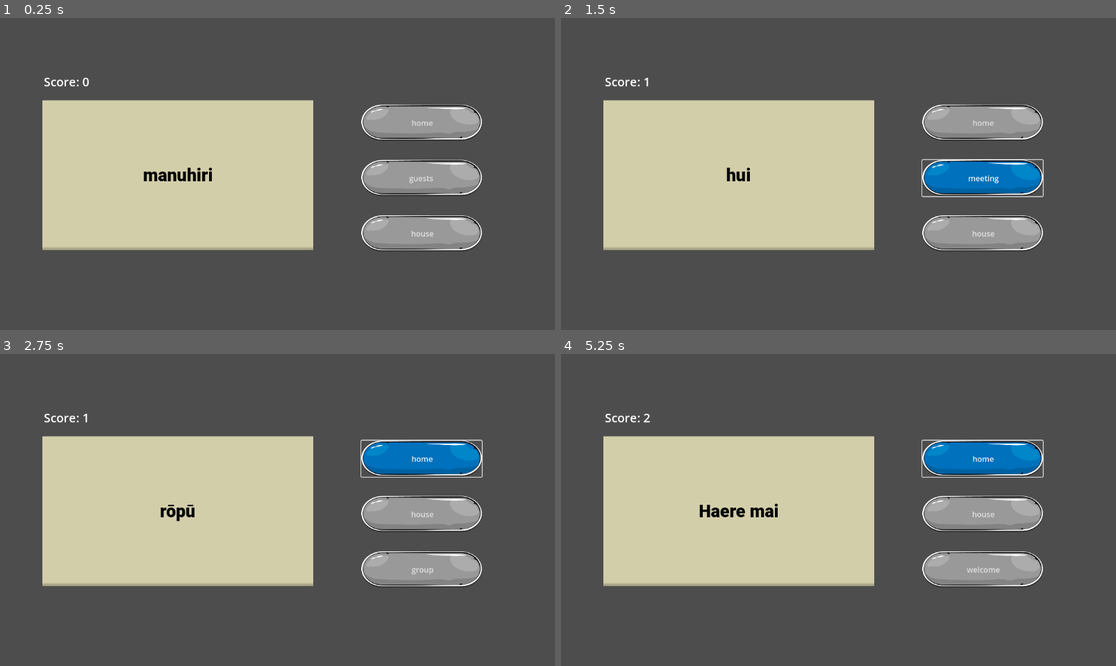
Above: before the commit, frames 1-4 (two rows, left to right).
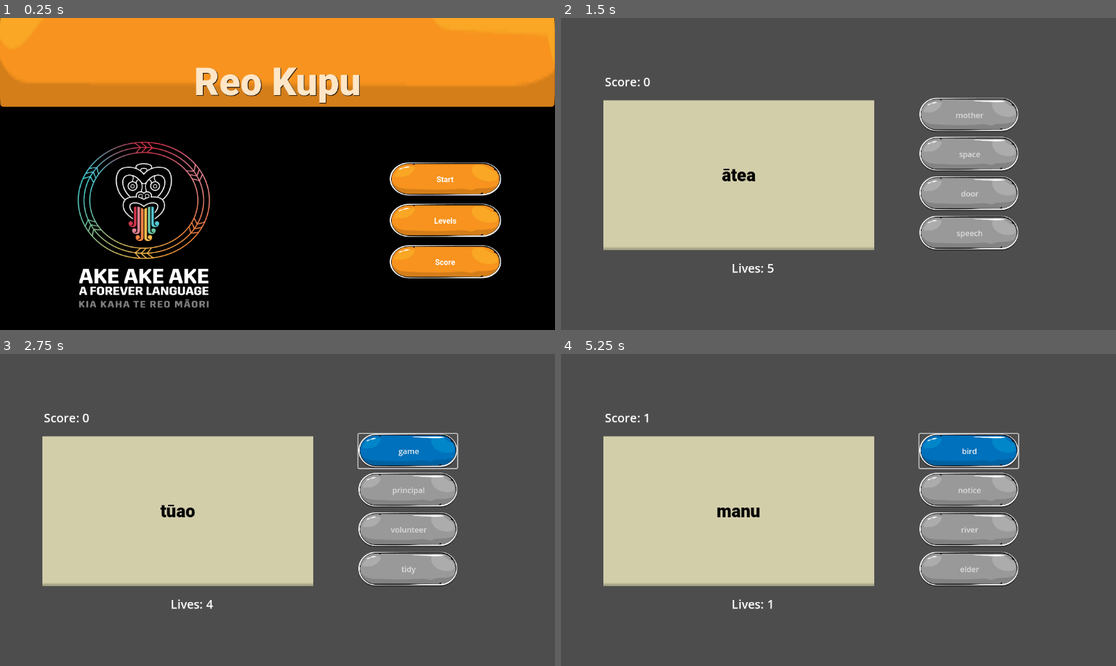
Above: after the commit, the same moments.

Repository: miss-manu/Flashcards-TeReo
Game: Godot game, scene res://Scenes/menu_ui.tscn
Two runs of this game, one before a commit and one after it. Both use one fixed random seed, a clock stepped at 60 frames per second and the inputs below. Before the commit the project starts from res://Scenes/game_ui.tscn.
Inputs (mouse positions are in pixels of both pictures, inside the frame that each line leads up to):
- Up to frame 1 (0.25 s): no input
- Up to frame 2 (1.5 s): click (982, 124) at 0.5 s, where only the run before the commit has a clickable "home"; click (982, 177) at 1.25 s, where only the run before the commit has a clickable "to be held in awe"
- Up to frame 3 (2.75 s): click "home" (after the commit: "mother") at 2 s
- Up to frame 4 (5.25 s): click "home" (after the commit: "game") at 2.75 s; click "house" (after the commit: "gift") at 3.5 s; click "home" (after the commit: "ticket") at 4.25 s; click "cat" (after the commit: "sky") at 5 s

The runs differ from the first frame. In frame 1, 100% of the frame differs, in the area x 0-100%, y 0-100%; in frame 2, 7.1%; in frame 3, 6.7%; in frame 4, 6.9%.

Commit message:
Connect menu to game scene

Diff:
--- a/Scenes/game_ui.tscn
+++ b/Scenes/game_ui.tscn
@@ -42,6 +42,20 @@
 text = "Current score:"
 vertical_alignment = 1
 
+[node name="LivesLabel" type="Label" parent="."]
+layout_mode = 1
+anchors_preset = 2
+anchor_top = 1.0
+anchor_bottom = 1.0
+offset_left = 354.0
+offset_top = -168.0
+offset_right = 649.0
+offset_bottom = -88.0
+grow_vertical = 0
+theme_override_font_sizes/font_size = 25
+text = "Lives:"
+vertical_alignment = 1
+
 [node name="GuessWordLabel" type="Label" parent="."]
 layout_mode = 1
 anchors_preset = 4
@@ -60,72 +74,57 @@
 horizontal_alignment = 1
 vertical_alignment = 1
 
-[node name="AspectRatioContainer" type="AspectRatioContainer" parent="GuessWordLabel"]
-layout_mode = 1
-anchors_preset = 12
-anchor_top = 1.0
-anchor_right = 1.0
-anchor_bottom = 1.0
-offset_top = -108.0
-grow_horizontal = 2
-grow_vertical = 0
-
-[node name="Answer1_btn" type="Button" parent="."]
+[node name="AspectRatioContainer" type="VBoxContainer" parent="."]
 layout_mode = 1
 anchors_preset = 6
 anchor_left = 1.0
 anchor_top = 0.5
 anchor_right = 1.0
 anchor_bottom = 0.5
-offset_left = -402.0
-offset_top = -144.0
-offset_right = -152.0
-offset_bottom = -69.0
+offset_left = -408.0
+offset_top = -158.0
+offset_right = -203.0
+offset_bottom = 159.0
 grow_horizontal = 0
 grow_vertical = 2
+theme_override_constants/separation = 10
+
+[node name="Answer1_btn" type="Button" parent="AspectRatioContainer"]
+layout_mode = 2
+size_flags_vertical = 3
 theme_override_styles/normal = SubResource("StyleBoxTexture_dpn4j")
 theme_override_styles/hover = SubResource("StyleBoxTexture_ofbnu")
 theme_override_styles/pressed = SubResource("StyleBoxTexture_wyk10")
 text = "Answer 1"
 
-[node name="Answer2_btn" type="Button" parent="."]
-layout_mode = 1
-anchors_preset = 6
-anchor_left = 1.0
-anchor_top = 0.5
-anchor_right = 1.0
-anchor_bottom = 0.5
-offset_left = -402.0
-offset_top = -29.0
-offset_right = -152.0
-offset_bottom = 46.0
-grow_horizontal = 0
-grow_vertical = 2
+[node name="Answer2_btn" type="Button" parent="AspectRatioContainer"]
+layout_mode = 2
+size_flags_vertical = 3
 theme_override_styles/normal = SubResource("StyleBoxTexture_dpn4j")
 theme_override_styles/hover = SubResource("StyleBoxTexture_ofbnu")
 theme_override_styles/pressed = SubResource("StyleBoxTexture_wyk10")
 text = "Answer 2"
 metadata/_edit_use_anchors_ = true
 
-[node name="Answer3_btn" type="Button" parent="."]
-layout_mode = 1
-anchors_preset = 6
-anchor_left = 1.0
-anchor_top = 0.5
-anchor_right = 1.0
-anchor_bottom = 0.5
-offset_left = -402.0
-offset_top = 86.0
-offset_right = -152.0
-offset_bottom = 161.0
-grow_horizontal = 0
-grow_vertical = 2
+[node name="Answer3_btn" type="Button" parent="AspectRatioContainer"]
+layout_mode = 2
+size_flags_vertical = 3
 theme_override_styles/normal = SubResource("StyleBoxTexture_dpn4j")
 theme_override_styles/hover = SubResource("StyleBoxTexture_ofbnu")
 theme_override_styles/pressed = SubResource("StyleBoxTexture_wyk10")
 text = "Answer 3"
 metadata/_edit_use_anchors_ = true
 
-[connection signal="pressed" from="Answer1_btn" to="." method="_on_answer_1_btn_pressed"]
-[connection signal="pressed" from="Answer2_btn" to="." method="_on_answer_2_btn_pressed"]
-[connection signal="pressed" from="Answer3_btn" to="." method="_on_answer_3_btn_pressed"]
+[node name="Answer4_btn" type="Button" parent="AspectRatioContainer"]
+layout_mode = 2
+size_flags_vertical = 3
+theme_override_styles/normal = SubResource("StyleBoxTexture_dpn4j")
+theme_override_styles/hover = SubResource("StyleBoxTexture_ofbnu")
+theme_override_styles/pressed = SubResource("StyleBoxTexture_wyk10")
+text = "Answer 4"
+metadata/_edit_use_anchors_ = true
+
+[connection signal="pressed" from="AspectRatioContainer/Answer1_btn" to="." method="_on_answer_1_btn_pressed"]
+[connection signal="pressed" from="AspectRatioContainer/Answer2_btn" to="." method="_on_answer_2_btn_pressed"]
+[connection signal="pressed" from="AspectRatioContainer/Answer3_btn" to="." method="_on_answer_3_btn_pressed"]
+[connection signal="pressed" from="AspectRatioContainer/Answer4_btn" to="." method="_on_answer_4_btn_pressed"]
--- a/Scenes/menu_ui.tscn
+++ b/Scenes/menu_ui.tscn
@@ -1,5 +1,6 @@
-[gd_scene load_steps=14 format=3 uid="uid://d1km5jidkihcl"]
+[gd_scene load_steps=15 format=3 uid="uid://d1km5jidkihcl"]
 
+[ext_resource type="Script" path="res://Scripts/menu_ui.gd" id="1_ma8at"]
 [ext_resource type="FontFile" uid="uid://cbh4o7uvh08ww" path="res://UI/Font/Roboto-Black.ttf" id="1_wuebl"]
 [ext_resource type="Texture2D" uid="uid://dbutq1bvh1hs5" path="res://UI/GUI/Gen UI/UI_COLORBAR (1).png" id="2_6teix"]
 [ext_resource type="Texture2D" uid="uid://y3a3rf3lqoni" path="res://UI/GUI/Buttons/BTN_ORANGE_RECT_OUT.png" id="2_un0yd"]
@@ -40,6 +41,7 @@
 anchor_bottom = 1.0
 grow_horizontal = 2
 grow_vertical = 2
+script = ExtResource("1_ma8at")
 
 [node name="main_panel" type="Panel" parent="."]
 layout_mode = 1
@@ -76,19 +78,25 @@
 grow_vertical = 0
 theme_override_styles/panel = SubResource("StyleBoxTexture_tmkit")
 
-[node name="start_btn" type="Button" parent="main_panel"]
+[node name="ButtonsContainer" type="VBoxContainer" parent="main_panel"]
 layout_mode = 1
 anchors_preset = 6
 anchor_left = 1.0
 anchor_top = 0.5
 anchor_right = 1.0
 anchor_bottom = 0.5
-offset_left = -339.0
-offset_top = -44.0
-offset_right = -77.0
-offset_bottom = 50.0
+offset_left = -343.0
+offset_top = -24.0
+offset_right = -112.0
+offset_bottom = 219.0
 grow_horizontal = 0
 grow_vertical = 2
+theme_override_constants/separation = 15
+alignment = 1
+
+[node name="start_btn" type="Button" parent="main_panel/ButtonsContainer"]
+layout_mode = 2
+size_flags_vertical = 3
 theme_override_colors/font_color = Color(1, 1, 1, 1)
 theme_override_colors/font_pressed_color = Color(0.968627, 0.576471, 0.117647, 1)
 theme_override_colors/font_hover_color = Color(0.811765, 0.211765, 0.298039, 1)
@@ -98,43 +106,27 @@
 theme_override_styles/pressed = SubResource("StyleBoxTexture_n55h8")
 text = "Start"
 
-[node name="scores_btn" type="Button" parent="main_panel"]
-layout_mode = 1
-anchors_preset = 6
-anchor_left = 1.0
-anchor_top = 0.5
-anchor_right = 1.0
-anchor_bottom = 0.5
-offset_left = -272.0
-offset_top = 67.0
-offset_right = -77.0
-offset_bottom = 137.0
-grow_horizontal = 0
-grow_vertical = 2
+[node name="levels_btn" type="Button" parent="main_panel/ButtonsContainer"]
+layout_mode = 2
+size_flags_vertical = 3
 theme_override_colors/font_color = Color(1, 1, 1, 1)
 theme_override_fonts/font = ExtResource("4_8hf4x")
 theme_override_styles/normal = SubResource("StyleBoxTexture_m8eyo")
 theme_override_styles/hover = SubResource("StyleBoxTexture_3iu3s")
 theme_override_styles/pressed = SubResource("StyleBoxTexture_n55h8")
-text = "Scores
+text = "Levels
 "
 
-[node name="quit_btn" type="Button" parent="main_panel"]
-layout_mode = 1
-anchors_preset = 6
-anchor_left = 1.0
-anchor_top = 0.5
-anchor_right = 1.0
-anchor_bottom = 0.5
-offset_left = -272.0
-offset_top = 154.0
-offset_right = -77.0
-offset_bottom = 224.0
-grow_horizontal = 0
-grow_vertical = 2
+[node name="score_btn" type="Button" parent="main_panel/ButtonsContainer"]
+layout_mode = 2
+size_flags_vertical = 3
 theme_override_colors/font_color = Color(1, 1, 1, 1)
 theme_override_fonts/font = ExtResource("4_8hf4x")
 theme_override_styles/normal = SubResource("StyleBoxTexture_m8eyo")
 theme_override_styles/hover = SubResource("StyleBoxTexture_3iu3s")
 theme_override_styles/pressed = SubResource("StyleBoxTexture_n55h8")
-text = "Quit"
+text = "Score"
+
+[connection signal="pressed" from="main_panel/ButtonsContainer/start_btn" to="." method="_on_start_btn_pressed"]
+[connection signal="pressed" from="main_panel/ButtonsContainer/levels_btn" to="." method="_on_levels_btn_pressed"]
+[connection signal="pressed" from="main_panel/ButtonsContainer/score_btn" to="." method="_on_score_btn_pressed"]
--- a/Scripts/game_ui.gd
+++ b/Scripts/game_ui.gd
@@ -1,17 +1,16 @@
 extends Control
 
-@onready var answer_option1 = $Answer1_btn
-@onready var answer_option2 = $Answer2_btn
-@onready var answer_option3 = $Answer3_btn
+@onready var answer_option1 = $AspectRatioContainer/Answer1_btn
+@onready var answer_option2 = $AspectRatioContainer/Answer2_btn
+@onready var answer_option3 = $AspectRatioContainer/Answer3_btn
+@onready var answer_option4 = $AspectRatioContainer/Answer4_btn
 @onready var guess_word = $GuessWordLabel
-
-#Get the style box of lable to change display properties
-#var styleBox: StyleBoxFlat = get_theme_stylebox()
 
 var words = {}
 var current_word = ""
 var correct_translation = ""
 var score = 0
+var incorrect_guesses = 5
 
 # Called when the node enters the scene tree for the first time
 func _ready():
@@ -41,19 +40,24 @@
 	#styleBox.set("bg_color", Color(0.807, 0.807, 0.797))
 	guess_word.text = current_word
 
+	 # Shuffle all words and pick incorrect options from them
+	var shuffled_words = words.values()
+	shuffled_words.shuffle()
+
 	# Create a shuffled list of translation options
 	var options = [correct_translation]
 
 	# Collect additional incorrect options
 	var incorrect_options = []
-	for word in words.values():
+	for word in shuffled_words:
 		if word != correct_translation:
 			incorrect_options.append(word)
-			if incorrect_options.size() >= 2:
+			if incorrect_options.size() >= 3:
 				break
 
-	# Add incorrect options to the list
+	# Add incorrect options to the list, then clear wrong answers
 	options += incorrect_options
+	incorrect_options.clear()
 
 	options.shuffle()
 
@@ -61,9 +65,11 @@
 	answer_option1.text = options[0]
 	answer_option2.text = options[1]
 	answer_option3.text = options[2]
+	answer_option4.text = options[3]
 
 func update_score():
 	$ScoreLabel.text = "Score: %d" % score
+	$LivesLabel.text = "Lives: %d" % incorrect_guesses
 
 func _on_answer_1_btn_pressed():
 	check_answer(answer_option1.text)
@@ -74,6 +80,9 @@
 func _on_answer_3_btn_pressed():
 	check_answer(answer_option3.text)
 
+func _on_answer_4_btn_pressed():
+	check_answer(answer_option4.text)
+
 func check_answer(selected_text):
 	if selected_text == correct_translation:
 		# play a correct tune OR highlight green
@@ -81,7 +90,8 @@
 		score += 1
 		# add to a 'fill the stars' bar and then progress up a level?
 	else:
-		# incorrect_attempts -= 1
+		# lose lives?
+		incorrect_guesses -= 1
 		to_try_again(correct_translation)
 
 	set_new_word()
--- /dev/null
+++ b/Scripts/menu_ui.gd
@@ -0,0 +1,23 @@
+extends Control
+
+
+# Called when the node enters the scene tree for the first time.
+func _ready():
+	pass # Replace with function body.
+
+
+# Called every frame. 'delta' is the elapsed time since the previous frame.
+func _process(delta):
+	pass
+
+
+func _on_start_btn_pressed():
+	get_tree().change_scene_to_file("res://Scenes/game_ui.tscn")
+
+
+func _on_levels_btn_pressed():
+	pass # Replace with function body.
+
+
+func _on_score_btn_pressed():
+	pass # Replace with function body.
--- a/project.godot
+++ b/project.godot
@@ -11,7 +11,7 @@
 [application]
 
 config/name="Flashcards-TeReo"
-run/main_scene="res://Scenes/game_ui.tscn"
+run/main_scene="res://Scenes/menu_ui.tscn"
 config/features=PackedStringArray("4.2", "GL Compatibility")
 config/icon="res://icon.svg"
 
Not shown, changed: tereokupu.txt
